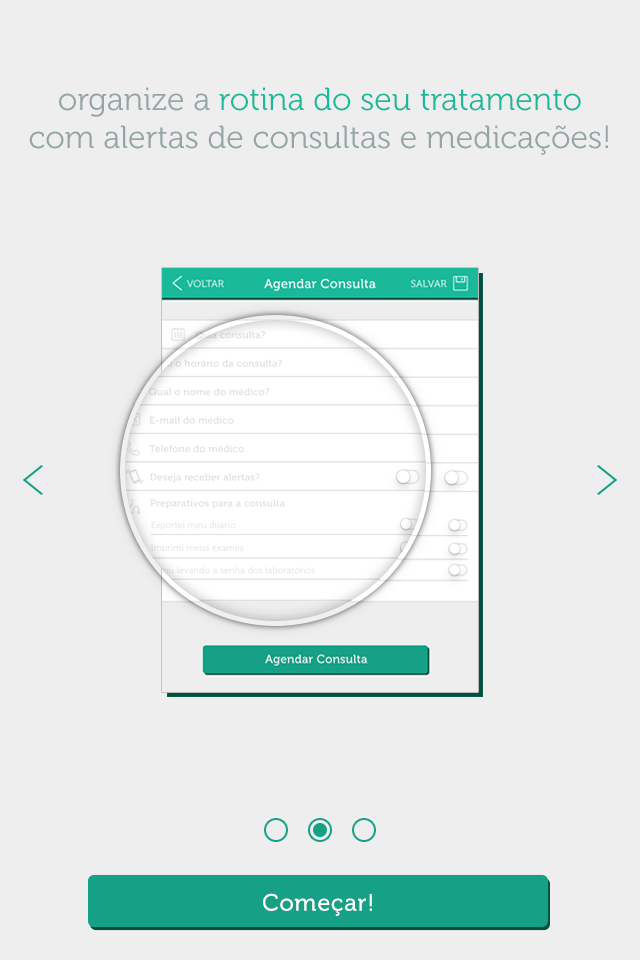
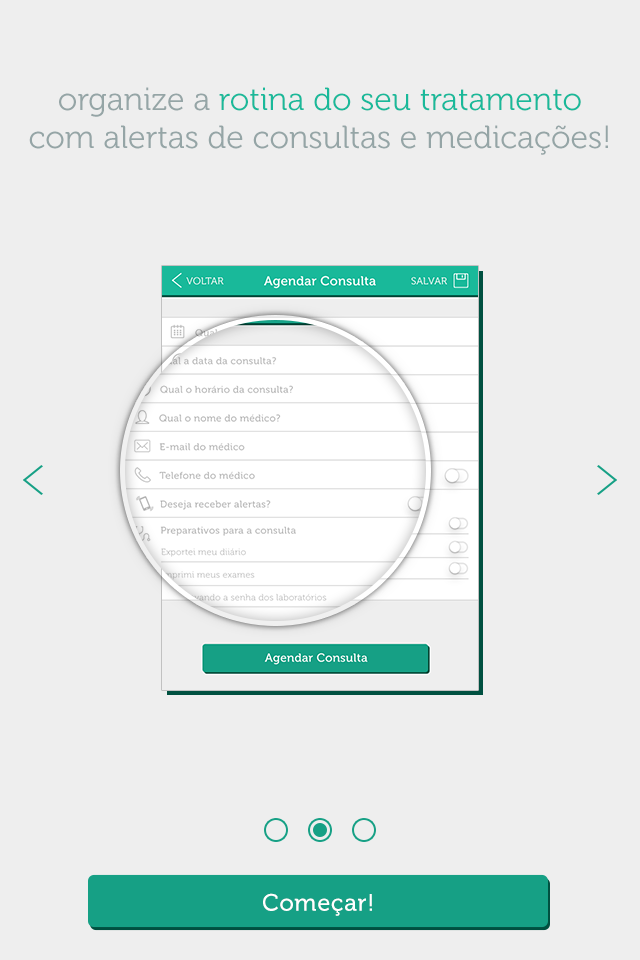
Layer changes from the first 640px x 960px image to the second:
renamed "Layer 2 copy" to "Layer 3 copy", painted on it over left=125, top=268, right=441, bottom=697
renamed "Layer 2" to "Layer 3", painted on it over left=162, top=266, right=478, bottom=692
painted on "Layer 1" over left=125, top=265, right=483, bottom=697
